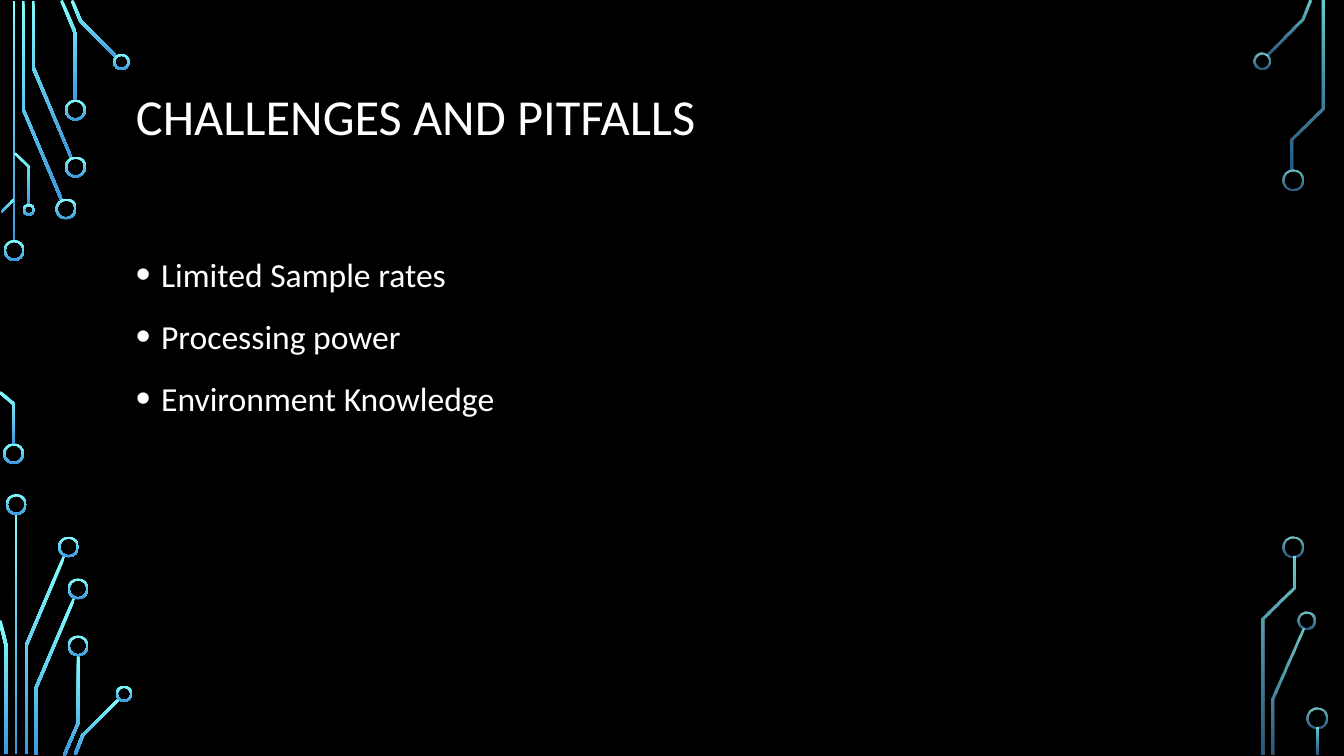
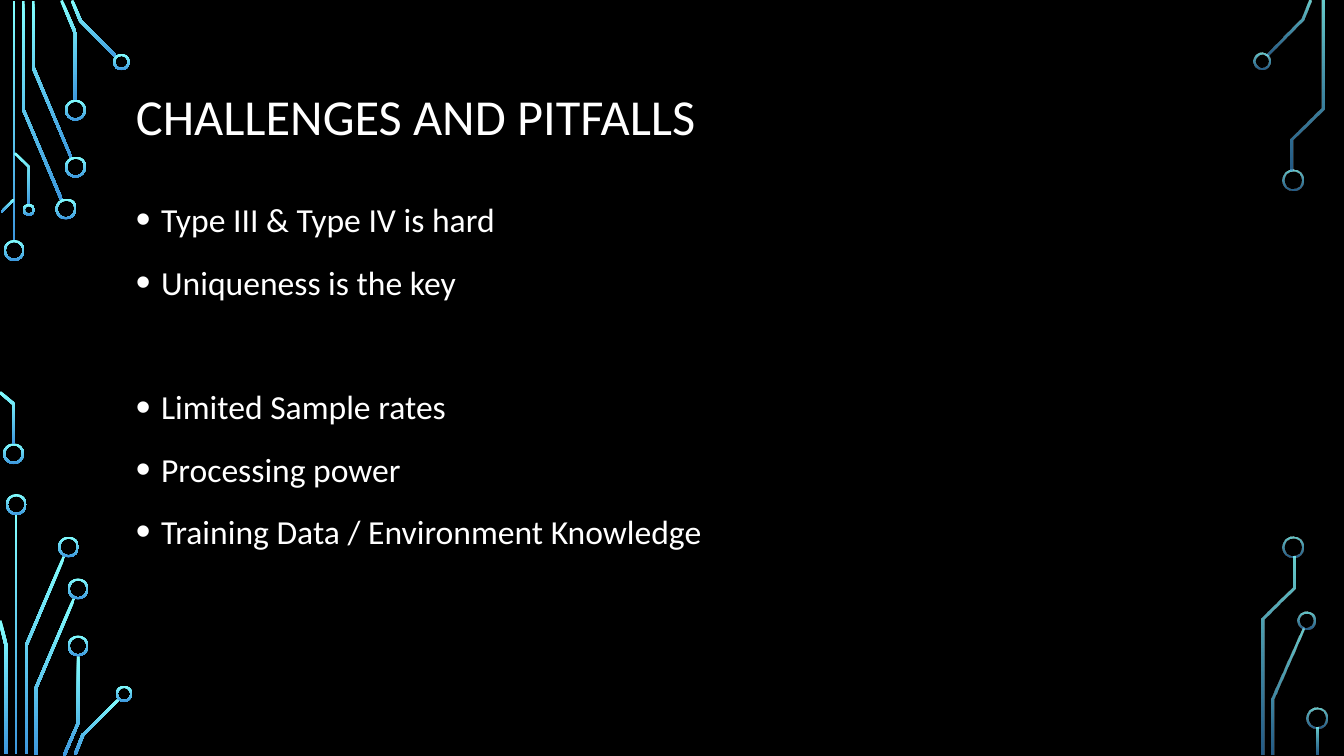
Before and after one commit to RuneHeick/Speciale, a slide deck: slide 17 of Præsentation/presentation.pptx (slide 16 before the commit). Drawn at 1344x756 pixels with LibreOffice and Linux fonts; fonts in the diff are those of the drawing; background and template pictures are left out. Boxes give left, top, right and bottom in pixels: in the first picture for what was removed or moved away, otherwise in the second. Text is boxed around its words. In the diff, an @@ line names an element or a change of style, - is before the commit and + after.

```diff
--- a/Præsentation/presentation.pptx
+++ b/Præsentation/presentation.pptx
@@ text at <box>161,208,495,301</box>: paragraphs added @@
+• Type III & Type IV is hard
+• Uniqueness is the key
@@ text at <box>161,520,701,550</box>: text changed @@
-• Environment Knowledge
+• Training Data / Environment Knowledge
```
Also in this commit, not shown: 13 other slides changed, 2 slides added, 1 slide removed, 1 other file.
